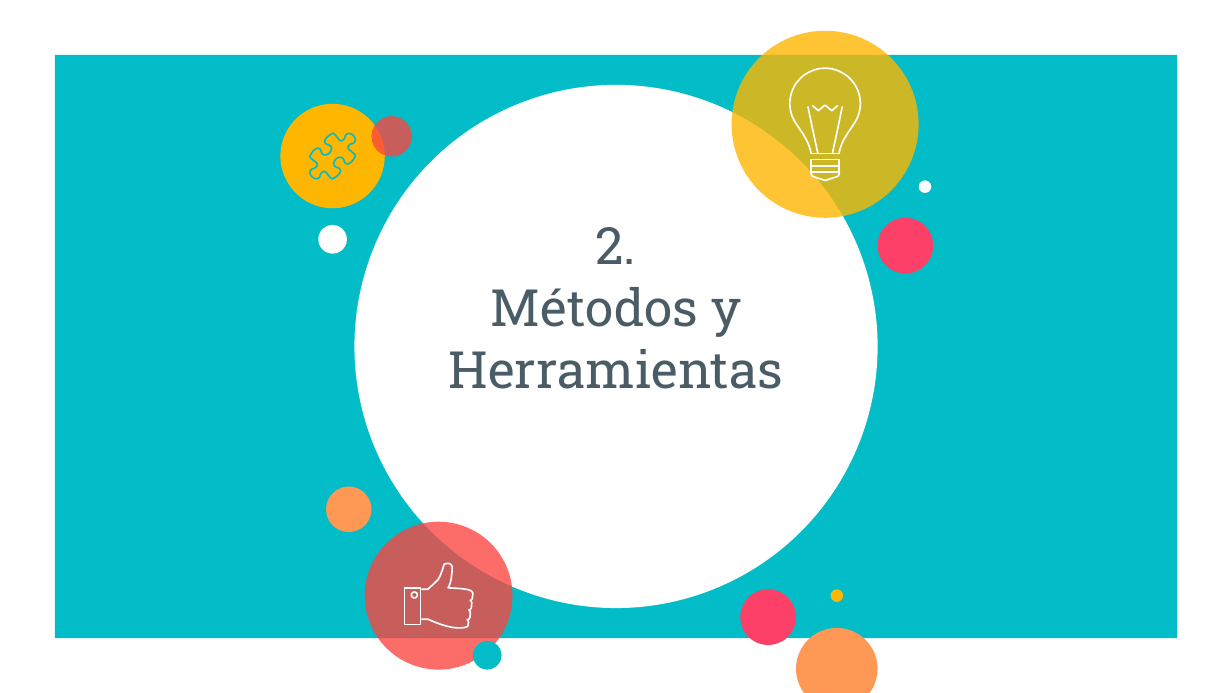
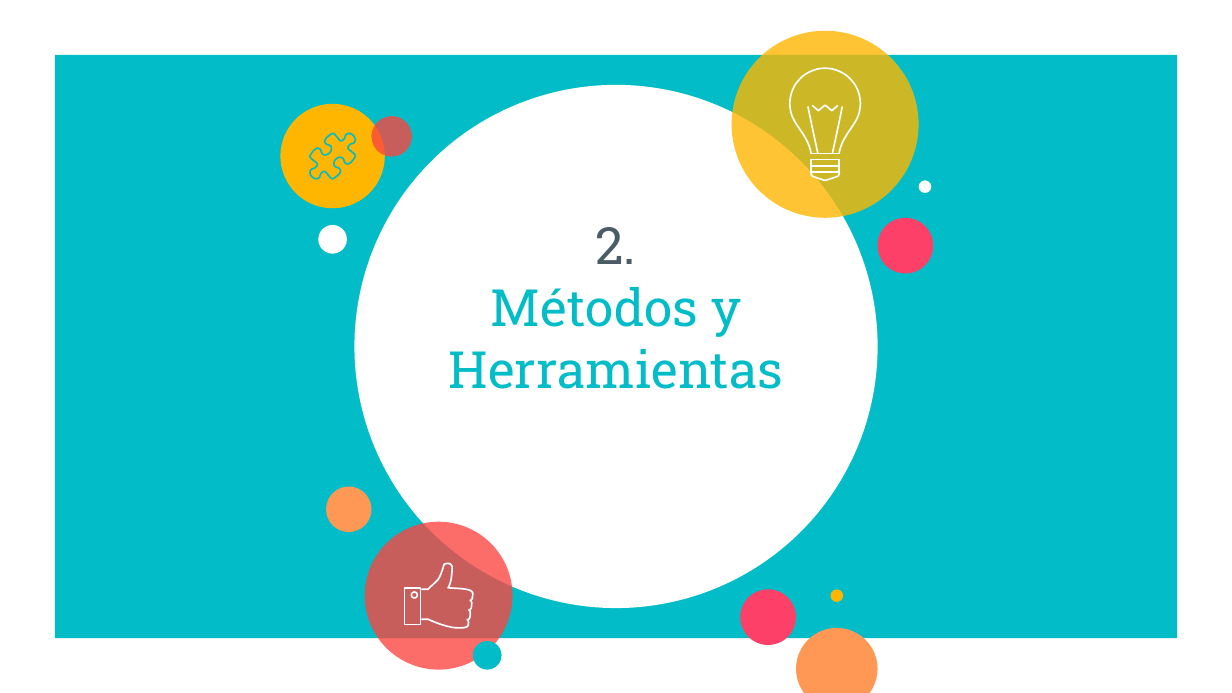
Before and after one commit to JETC-98/OOP, a slide deck: slide 7 of Docs/PrimeraEntrega.pptx. Drawn at 1232x693 pixels with LibreOffice and Linux fonts; fonts in the diff are those of the drawing. Boxes give left, top, right and bottom in pixels: in the first picture for what was removed or moved away, otherwise in the second. Text is boxed around its words. In the diff, an @@ line names an element or a change of style, - is before the commit and + after.

```diff
--- a/Docs/PrimeraEntrega.pptx
+++ b/Docs/PrimeraEntrega.pptx
@@ title "2. Métodos y Herramientas" at (449,227,784,389): text colour #4A5C65 to #02BDC7 @@
```
Also in this commit, not shown: 7 other slides changed, 1 slide added, 6 slides removed.
